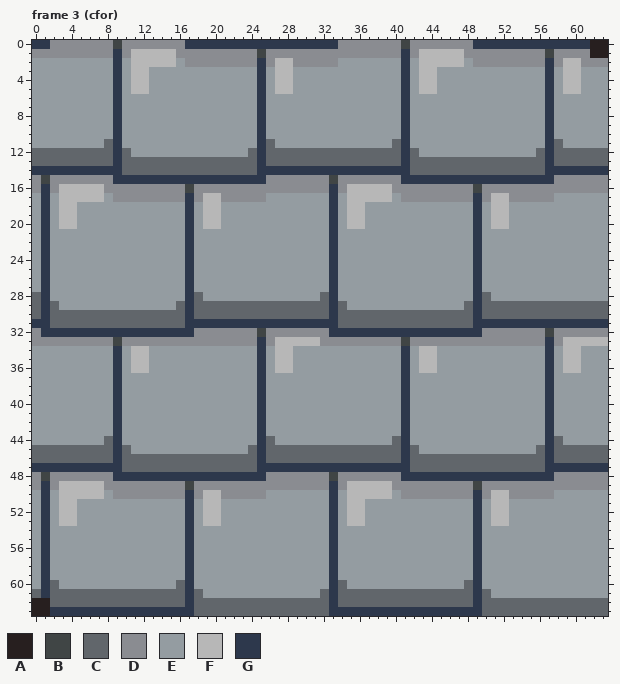
Pixel-art file, stored at dist/img/tiles/bricks.aseprite. Above, as it was before the edit.
64x64 pixels, 31 frames. Shown: frame 3 (cfor). The commit also changed other frames, which this record leaves out.
Visible layers, top first: "border", "tile".
Palette (. is transparent): A #271f1f  B #404545  C #61666b  D #8a8c91  E #949ca1  F #b7b7b7  G #2d384c
Pixels before, frame 3 (cfor) (only the part around the change), first column x 0:
 0 GGDDDDDDDBDDDDDDDGGGGGGGGGGGGGGGGGDDDDDDDBDDDDDDDGGGGGGGGGGGGGAA
 1 DDDDDDDDDGDFFFFFDDDDDDDDDBDDDDDDDDDDDDDDDGDFFFFFDDDDDDDDDBDDDDAA
 2 EEEEEEEEEGEFFFFFEDDDDDDDDGDFFDDDDDEEEEEEEGEFFFFFEDDDDDDDDGDFFDDD
 3 EEEEEEEEEGEFFEEEEEEEEEEEEGEFFEEEEEEEEEEEEGEFFEEEEEEEEEEEEGEFFEEE
 4 EEEEEEEEEGEFFEEEEEEEEEEEEGEFFEEEEEEEEEEEEGEFFEEEEEEEEEEEEGEFFEEE
 5 EEEEEEEEEGEFFEEEEEEEEEEEEGEFFEEEEEEEEEEEEGEFFEEEEEEEEEEEEGEFFEEE
 6 EEEEEEEEEGEEEEEEEEEEEEEEEGEEEEEEEEEEEEEEEGEEEEEEEEEEEEEEEGEEEEEE
 7 EEEEEEEEEGEEEEEEEEEEEEEEEGEEEEEEEEEEEEEEEGEEEEEEEEEEEEEEEGEEEEEE
 8 EEEEEEEEEGEEEEEEEEEEEEEEEGEEEEEEEEEEEEEEEGEEEEEEEEEEEEEEEGEEEEEE
 9 EEEEEEEEEGEEEEEEEEEEEEEEEGEEEEEEEEEEEEEEEGEEEEEEEEEEEEEEEGEEEEEE
10 EEEEEEEEEGEEEEEEEEEEEEEEEGEEEEEEEEEEEEEEEGEEEEEEEEEEEEEEEGEEEEEE
11 EEEEEEEECGEEEEEEEEEEEEEEEGCEEEEEEEEEEEEECGEEEEEEEEEEEEEEEGCEEEEE
12 CCCCCCCCCGCEEEEEEEEEEEEECGCCCCCCCCCCCCCCCGCEEEEEEEEEEEEECGCCCCCC
13 CCCCCCCCCGCCCCCCCCCCCCCCCGCCCCCCCCCCCCCCCGCCCCCCCCCCCCCCCGCCCCCC
14 GGGGGGGGGGCCCCCCCCCCCCCCCGGGGGGGGGGGGGGGGGCCCCCCCCCCCCCCCGGGGGGG
15 DBDDDDDDDGGGGGGGGGGGGGGGGGDDDDDDDBDDDDDDDGGGGGGGGGGGGGGGGGDDDDDD
16 DGDFFFFFDDDDDDDDDBDDDDDDDDDDDDDDDGDFFFFFDDDDDDDDDBDDDDDDDDDDDDDD
17 EGEFFFFFEDDDDDDDDGDFFDDDDDEEEEEEEGEFFFFFEDDDDDDDDGDFFDDDDDEEEEEE
18 EGEFFEEEEEEEEEEEEGEFFEEEEEEEEEEEEGEFFEEEEEEEEEEEEGEFFEEEEEEEEEEE
19 EGEFFEEEEEEEEEEEEGEFFEEEEEEEEEEEEGEFFEEEEEEEEEEEEGEFFEEEEEEEEEEE
20 EGEFFEEEEEEEEEEEEGEFFEEEEEEEEEEEEGEFFEEEEEEEEEEEEGEFFEEEEEEEEEEE
21 EGEEEEEEEEEEEEEEEGEEEEEEEEEEEEEEEGEEEEEEEEEEEEEEEGEEEEEEEEEEEEEE
22 EGEEEEEEEEEEEEEEEGEEEEEEEEEEEEEEEGEEEEEEEEEEEEEEEGEEEEEEEEEEEEEE
23 EGEEEEEEEEEEEEEEEGEEEEEEEEEEEEEEEGEEEEEEEEEEEEEEEGEEEEEEEEEEEEEE
24 EGEEEEEEEEEEEEEEEGEEEEEEEEEEEEEEEGEEEEEEEEEEEEEEEGEEEEEEEEEEEEEE
25 EGEEEEEEEEEEEEEEEGEEEEEEEEEEEEEEEGEEEEEEEEEEEEEEEGEEEEEEEEEEEEEE
26 EGEEEEEEEEEEEEEEEGEEEEEEEEEEEEEEEGEEEEEEEEEEEEEEEGEEEEEEEEEEEEEE
27 EGEEEEEEEEEEEEEEEGEEEEEEEEEEEEEEEGEEEEEEEEEEEEEEEGEEEEEEEEEEEEEE
28 CGEEEEEEEEEEEEEEEGCEEEEEEEEEEEEECGEEEEEEEEEEEEEEEGCEEEEEEEEEEEEE
29 CGCEEEEEEEEEEEEECGCCCCCCCCCCCCCCCGCEEEEEEEEEEEEECGCCCCCCCCCCCCCC
30 CGCCCCCCCCCCCCCCCGCCCCCCCCCCCCCCCGCCCCCCCCCCCCCCCGCCCCCCCCCCCCCC
31 GGCCCCCCCCCCCCCCCGGGGGGGGGGGGGGGGGCCCCCCCCCCCCCCCGGGGGGGGGGGGGGG
32 DGGGGGGGGGGGGGGGGGDDDDDDDBDDDDDDDGGGGGGGGGGGGGGGGGDDDDDDDBDDDDDD
33 DDDDDDDDDBDDDDDDDDDDDDDDDGDFFFFFDDDDDDDDDBDDDDDDDDDDDDDDDGDFFFFF
34 EEEEEEEEEGEFFEEEEEEEEEEEEGEFFEEEEEEEEEEEEGEFFEEEEEEEEEEEEGEFFEEE
35 EEEEEEEEEGEFFEEEEEEEEEEEEGEFFEEEEEEEEEEEEGEFFEEEEEEEEEEEEGEFFEEE
36 EEEEEEEEEGEFFEEEEEEEEEEEEGEFFEEEEEEEEEEEEGEFFEEEEEEEEEEEEGEFFEEE
37 EEEEEEEEEGEEEEEEEEEEEEEEEGEEEEEEEEEEEEEEEGEEEEEEEEEEEEEEEGEEEEEE
38 EEEEEEEEEGEEEEEEEEEEEEEEEGEEEEEEEEEEEEEEEGEEEEEEEEEEEEEEEGEEEEEE
39 EEEEEEEEEGEEEEEEEEEEEEEEEGEEEEEEEEEEEEEEEGEEEEEEEEEEEEEEEGEEEEEE
40 EEEEEEEEEGEEEEEEEEEEEEEEEGEEEEEEEEEEEEEEEGEEEEEEEEEEEEEEEGEEEEEE
41 EEEEEEEEEGEEEEEEEEEEEEEEEGEEEEEEEEEEEEEEEGEEEEEEEEEEEEEEEGEEEEEE
42 EEEEEEEEEGEEEEEEEEEEEEEEEGEEEEEEEEEEEEEEEGEEEEEEEEEEEEEEEGEEEEEE
43 EEEEEEEEEGEEEEEEEEEEEEEEEGEEEEEEEEEEEEEEEGEEEEEEEEEEEEEEEGEEEEEE
44 EEEEEEEECGEEEEEEEEEEEEEEEGCEEEEEEEEEEEEECGEEEEEEEEEEEEEEEGCEEEEE
45 CCCCCCCCCGCEEEEEEEEEEEEECGCCCCCCCCCCCCCCCGCEEEEEEEEEEEEECGCCCCCC
46 CCCCCCCCCGCCCCCCCCCCCCCCCGCCCCCCCCCCCCCCCGCCCCCCCCCCCCCCCGCCCCCC
47 GGGGGGGGGGCCCCCCCCCCCCCCCGGGGGGGGGGGGGGGGGCCCCCCCCCCCCCCCGGGGGGG
48 DBDDDDDDDGGGGGGGGGGGGGGGGGDDDDDDDBDDDDDDDGGGGGGGGGGGGGGGGGDDDDDD
49 DGDFFFFFDDDDDDDDDBDDDDDDDDDDDDDDDGDFFFFFDDDDDDDDDBDDDDDDDDDDDDDD
50 EGEFFFFFEDDDDDDDDGDFFDDDDDEEEEEEEGEFFFFFEDDDDDDDDGDFFDDDDDEEEEEE
51 EGEFFEEEEEEEEEEEEGEFFEEEEEEEEEEEEGEFFEEEEEEEEEEEEGEFFEEEEEEEEEEE
52 EGEFFEEEEEEEEEEEEGEFFEEEEEEEEEEEEGEFFEEEEEEEEEEEEGEFFEEEEEEEEEEE
53 EGEFFEEEEEEEEEEEEGEFFEEEEEEEEEEEEGEFFEEEEEEEEEEEEGEFFEEEEEEEEEEE
54 EGEEEEEEEEEEEEEEEGEEEEEEEEEEEEEEEGEEEEEEEEEEEEEEEGEEEEEEEEEEEEEE
55 EGEEEEEEEEEEEEEEEGEEEEEEEEEEEEEEEGEEEEEEEEEEEEEEEGEEEEEEEEEEEEEE
56 EGEEEEEEEEEEEEEEEGEEEEEEEEEEEEEEEGEEEEEEEEEEEEEEEGEEEEEEEEEEEEEE
57 EGEEEEEEEEEEEEEEEGEEEEEEEEEEEEEEEGEEEEEEEEEEEEEEEGEEEEEEEEEEEEEE
58 EGEEEEEEEEEEEEEEEGEEEEEEEEEEEEEEEGEEEEEEEEEEEEEEEGEEEEEEEEEEEEEE
59 EGEEEEEEEEEEEEEEEGEEEEEEEEEEEEEEEGEEEEEEEEEEEEEEEGEEEEEEEEEEEEEE
60 EGCEEEEEEEEEEEEECGEEEEEEEEEEEEEEEGCEEEEEEEEEEEEECGEEEEEEEEEEEEEE
61 CGCCCCCCCCCCCCCCCGCEEEEEEEEEEEEECGCCCCCCCCCCCCCCCGCEEEEEEEEEEEEE
62 AACCCCCCCCCCCCCCCGCCCCCCCCCCCCCCCGCCCCCCCCCCCCCCCGCCCCCCCCCCCCCC
63 AAGGGGGGGGGGGGGGGGCCCCCCCCCCCCCCCGGGGGGGGGGGGGGGGGCCCCCCCCCCCCCC
The result:
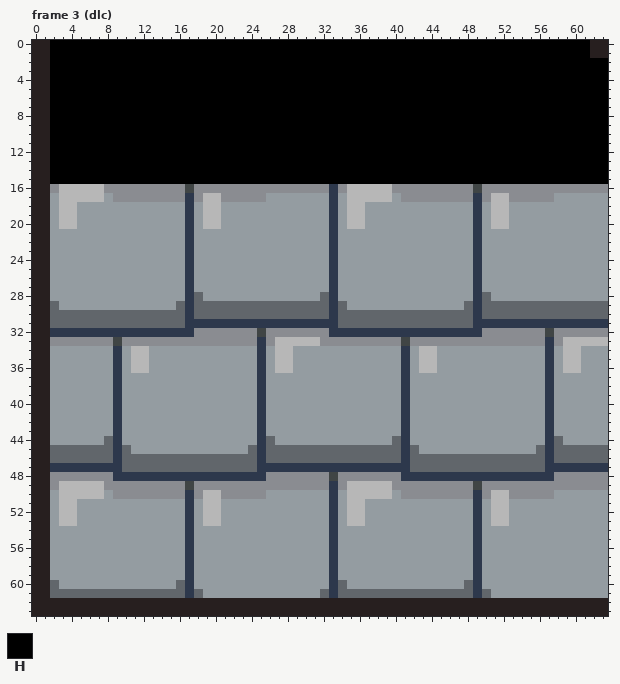
Colours new in this view: H #000000
Commit: Added full tileset for walls + basic floor tileset (need to add more variation...)
The edit:
Frame 3 (dlc), layer "border":
y 0: x 0..61 GGDDDDDDDBDDDDDDDGGGGGGGGGGGGGGGGGDDDDDDDBDDDDDDDGGGGGGGGGGGGG -> AAHHHHHHHHHHHHHHHHHHHHHHHHHHHHHHHHHHHHHHHHHHHHHHHHHHHHHHHHHHHH
y 1: x 0..61 DDDDDDDDDGDFFFFFDDDDDDDDDBDDDDDDDDDDDDDDDGDFFFFFDDDDDDDDDBDDDD -> AAHHHHHHHHHHHHHHHHHHHHHHHHHHHHHHHHHHHHHHHHHHHHHHHHHHHHHHHHHHHH
y 2: x 0..63 EEEEEEEEEGEFFFFFEDDDDDDDDGDFFDDDDDEEEEEEEGEFFFFFEDDDDDDDDGDFFDDD -> AAHHHHHHHHHHHHHHHHHHHHHHHHHHHHHHHHHHHHHHHHHHHHHHHHHHHHHHHHHHHHHH
y 3..5: x 0..63 EEEEEEEEEGEFFEEEEEEEEEEEEGEFFEEEEEEEEEEEEGEFFEEEEEEEEEEEEGEFFEEE -> AAHHHHHHHHHHHHHHHHHHHHHHHHHHHHHHHHHHHHHHHHHHHHHHHHHHHHHHHHHHHHHH
y 6..10: x 0..63 EEEEEEEEEGEEEEEEEEEEEEEEEGEEEEEEEEEEEEEEEGEEEEEEEEEEEEEEEGEEEEEE -> AAHHHHHHHHHHHHHHHHHHHHHHHHHHHHHHHHHHHHHHHHHHHHHHHHHHHHHHHHHHHHHH
y 11: x 0..63 EEEEEEEECGEEEEEEEEEEEEEEEGCEEEEEEEEEEEEECGEEEEEEEEEEEEEEEGCEEEEE -> AAHHHHHHHHHHHHHHHHHHHHHHHHHHHHHHHHHHHHHHHHHHHHHHHHHHHHHHHHHHHHHH
y 12: x 0..63 CCCCCCCCCGCEEEEEEEEEEEEECGCCCCCCCCCCCCCCCGCEEEEEEEEEEEEECGCCCCCC -> AAHHHHHHHHHHHHHHHHHHHHHHHHHHHHHHHHHHHHHHHHHHHHHHHHHHHHHHHHHHHHHH
y 13: x 0..63 CCCCCCCCCGCCCCCCCCCCCCCCCGCCCCCCCCCCCCCCCGCCCCCCCCCCCCCCCGCCCCCC -> AAHHHHHHHHHHHHHHHHHHHHHHHHHHHHHHHHHHHHHHHHHHHHHHHHHHHHHHHHHHHHHH
y 14: x 0..63 GGGGGGGGGGCCCCCCCCCCCCCCCGGGGGGGGGGGGGGGGGCCCCCCCCCCCCCCCGGGGGGG -> AAHHHHHHHHHHHHHHHHHHHHHHHHHHHHHHHHHHHHHHHHHHHHHHHHHHHHHHHHHHHHHH
y 15: x 0..63 DBDDDDDDDGGGGGGGGGGGGGGGGGDDDDDDDBDDDDDDDGGGGGGGGGGGGGGGGGDDDDDD -> AAHHHHHHHHHHHHHHHHHHHHHHHHHHHHHHHHHHHHHHHHHHHHHHHHHHHHHHHHHHHHHH
y 16: x 0..1 DG -> AA
y 17..27: x 0..1 EG -> AA
y 28..30: x 0..1 CG -> AA
y 31: x 0..1 GG -> AA
y 32: x 0..1 DG -> AA
y 33: x 0..1 DD -> AA
y 34..44: x 0..1 EE -> AA
y 45..46: x 0..1 CC -> AA
y 47: x 0..1 GG -> AA
y 48: x 0..1 DB -> AA
y 49: x 0..1 DG -> AA
y 50..60: x 0..1 EG -> AA
y 61: x 0..1 CG -> AA
y 62: x 2..63 CCCCCCCCCCCCCCCGCCCCCCCCCCCCCCCGCCCCCCCCCCCCCCCGCCCCCCCCCCCCCC -> AAAAAAAAAAAAAAAAAAAAAAAAAAAAAAAAAAAAAAAAAAAAAAAAAAAAAAAAAAAAAA
y 63: x 2..63 GGGGGGGGGGGGGGGGCCCCCCCCCCCCCCCGGGGGGGGGGGGGGGGGCCCCCCCCCCCCCC -> AAAAAAAAAAAAAAAAAAAAAAAAAAAAAAAAAAAAAAAAAAAAAAAAAAAAAAAAAAAAAA
Pixel boxes of the changes (left, top, right, bottom) in both pictures:
changed: (32, 40, 608, 616)
